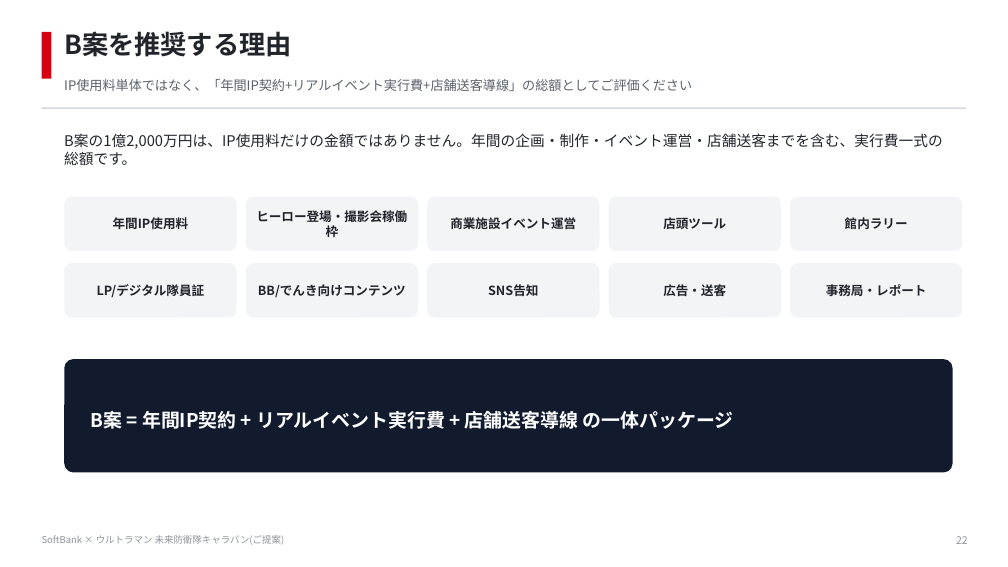
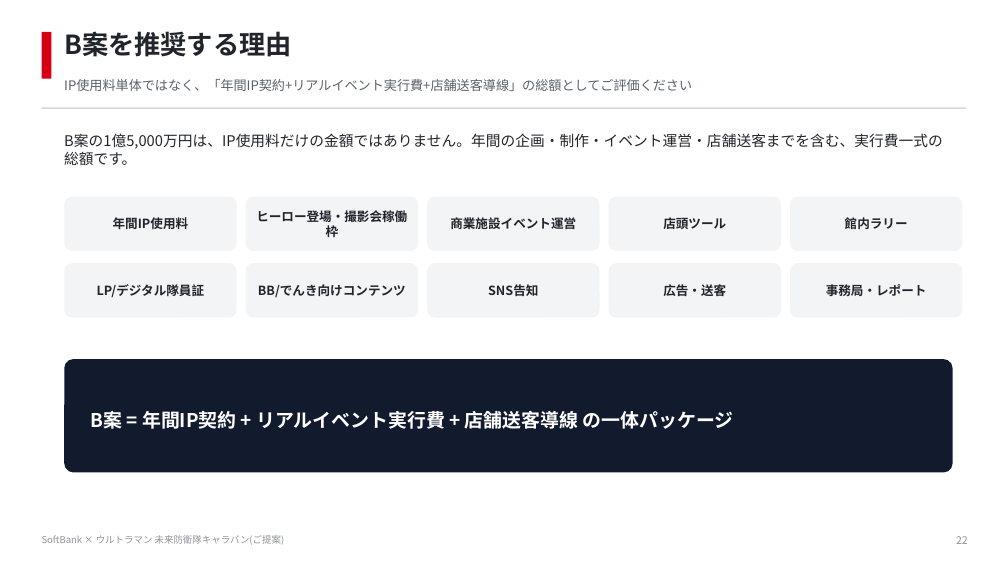
Before and after one commit to hayatoshintani-spe/kessho-lens, a slide deck: slide 22 of docs/proposals/softbank-ultraman-caravan/SoftBank_Ultraman_未来防衛隊キャラバン_提案資料.pptx. Drawn at 1008x567 pixels with LibreOffice and Linux fonts; fonts in the diff are those of the drawing. Boxes give left, top, right and bottom in pixels: in the first picture for what was removed or moved away, otherwise in the second. Text is boxed around its words. In the diff, an @@ line names an element or a change of style, - is before the commit and + after.

```diff
--- a/docs/proposals/softbank-ultraman-caravan/SoftBank_Ultraman_未来防衛隊キャラバン_提案資料.pptx
+++ b/docs/proposals/softbank-ultraman-caravan/SoftBank_Ultraman_未来防衛隊キャラバン_提案資料.pptx
@@ text at (x1=64, y1=133, x2=943, y2=165): text changed @@
-B案の1億2,000万円は、IP使用料だけの金額ではありません。年間の企画・制作・イベント運営・店舗送客までを含む、実行費一式の総額です。
+B案の1億5,000万円は、IP使用料だけの金額ではありません。年間の企画・制作・イベント運営・店舗送客までを含む、実行費一式の総額です。
```
Also in this commit, not shown: 4 other slides changed, 2 other files.
